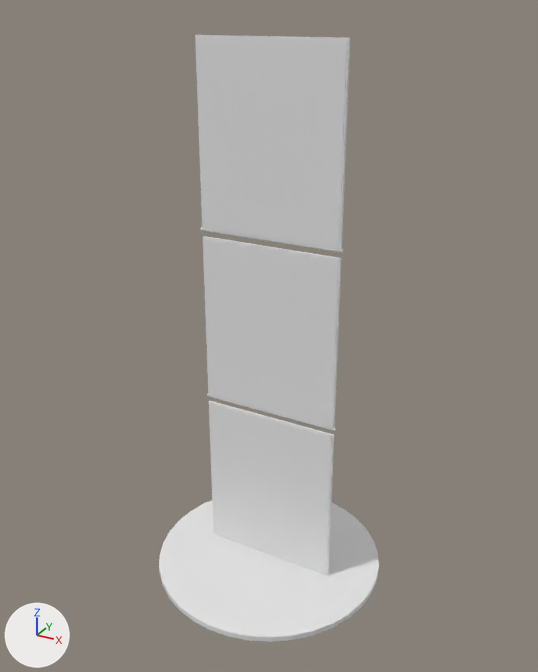
The glTF model assets-src/ship-modules/solar-panel-standard.glb as it was, and as the next commit left it.
Rendered twice from a 50 mm camera at (6.74, -12.24, 12.17) aimed at (0.01, -0.01, 6.06). Every picture has the same lights, and +X, +Y and +Z are marked at lower left. The first picture is the older version. Vertices at exactly the same position are counted once.

The first picture shows 'deploy_flange', 'panel:0', 'panel:1', 'panel:2', 'panel_ribs:0', 'panel_ribs:1', 'panel_ribs:2' and 4 more.
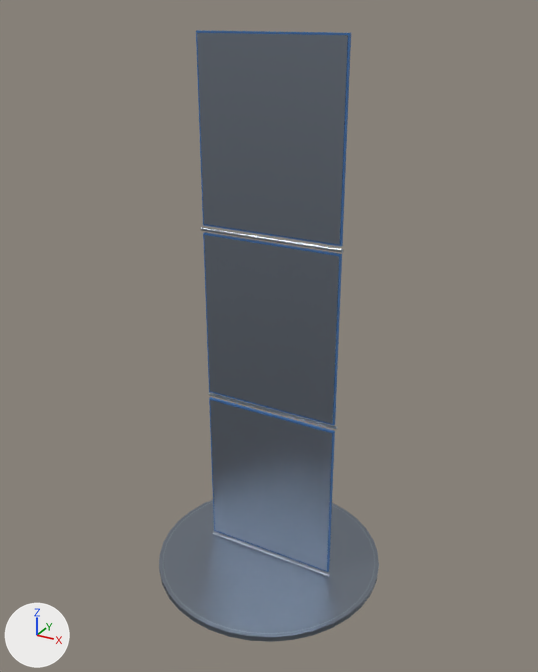
The newer file is also turned or shifted as a whole; pictures and numbers use the older file's frame.

What differs and where, as boxes (x1, y1, x2, y2) in the pictures (538 x 672 px):
'panel_ribs:2', recoloured, surface changed: (197, 37, 347, 244) in both
'panel_ribs:1', recoloured, surface changed: (205, 239, 338, 424) in both
'deploy_flange', recoloured, surface changed (darker): (159, 500, 379, 642) in both
'panel_ribs:0', recoloured, surface changed: (210, 404, 332, 570) in both
'panel:2', recoloured, moved: before (195, 35, 350, 250); after (196, 30, 351, 246)
'panel:1', recoloured: (203, 236, 341, 426) in both
'panel:0', recoloured: (209, 401, 334, 572) in both

The change, as a diff of the scene's bpy script:
```diff
--- a/assets-src/ship-modules/solar-panel-standard.glb.py
+++ b/assets-src/ship-modules/solar-panel-standard.glb.py
@@ mat_mat_hull_dark @@
 mat_mat_hull_dark = principled_material('mat_hull_dark')
-mat_mat_hull_dark.base_color = (0.8, 0.8, 0.8)  # white #e7e7e7
+mat_mat_hull_dark.base_color = (0.28, 0.32, 0.38)  # grey #9099a6
+mat_mat_hull_dark.metallic = 1.0
@@ mat_mat_solar @@
 mat_mat_solar = principled_material('mat_solar')
-mat_mat_solar.base_color = (0.8, 0.8, 0.8)  # white #e7e7e7
+mat_mat_solar.base_color = (0.06, 0.18, 0.45)  # blue #4576b3
@@ me_panel_2 @@
 # used by ob_panel_2; location = (0.0, 0.0, 0.0)
-me_panel_2.from_pydata(...)  # 8 vertices, 12 faces; spans x -1.52..1.52, y -0.03..0.03, z 8.09..11.73
+me_panel_2.from_pydata(...)  # 8 vertices, 12 faces; spans x -1.52..1.52, y 0.0..0.06, z 8.17..11.81
+# me_panel_2 part 1: the whole mesh is moved by (0.0, 0.03, 0.08)
 me_panel_2.materials.append(mat_mat_solar)
```
